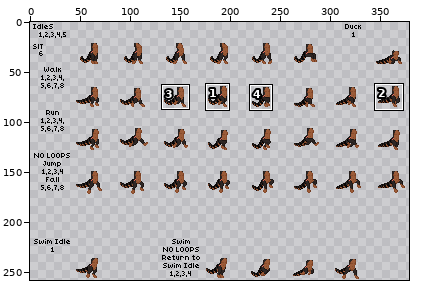
Sprite sheet: humanoid/sbq/FFWizard/Helena/malebody.png. The picture above shows the old version from afar; the outline marks the close-up.
Close-up. Old version:
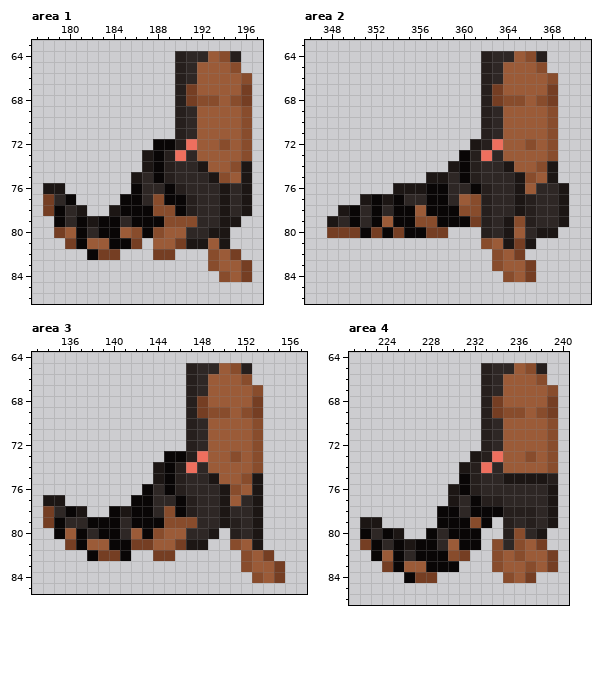
The file is 387x258 pixels. Shown: area 1: x 177..197, y 63..86; area 2: x 346..371, y 63..86; area 3: x 133..157, y 64..85; area 4: x 221..240, y 64..86. The wide view leaves out empty margins. The commit also changed other parts of the picture, which this record leaves out.
Now the later version:
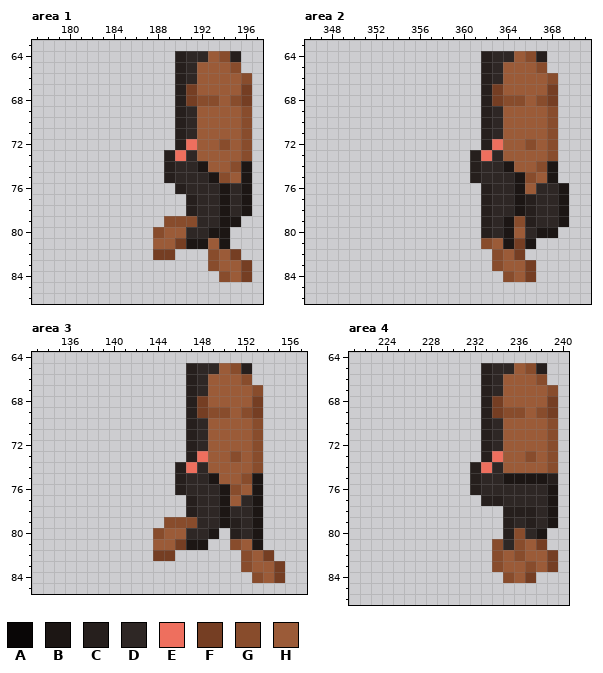
Palette (. is transparent): A #090606  B #1c1614  C #261f1d  D #2e2725  E #ee6f5e  F #753e23  G #884c2c  H #9b5b38
The exact change:
--- area 1
@@ x 177..197 @@
 71 .............CDHHHHG.
-72 ...........AACEHHGHG.
-73 ..........BACEDHHHHG.
-74 ..........BACDDBHHGB.
-75 .........BDACDDDBGHB.
-76 .BB......ADDACDDDBDB.
-77 .FDA....AADGAACDDBDB.
-78 .FADB..BAAAGGACDDBDB.
-79 ..ADABAADAAAGGGDDBB..
-80 ..FHADAAHGAGHHDDBB...
-81 ...FAHHAAF.HHFBBHB...
-82 .....AFF...FF...GHF..
+72 .............CEHHGHG.
+73 ............CEDHHHHG.
+74 ............CDDBHHGB.
+75 ............CDDDBGHB.
+76 .............CDDDBDB.
+77 ..............CDDBDB.
+78 ..............CDDBDB.
+79 ............GGGDDBB..
+80 ...........GHHDDBB...
+81 ...........HHFBBHB...
+82 ...........FF...GHF..
 83 ................GHHF.
--- area 2
@@ x 346..363 @@
 71 ................CD
-72 ...............BCE
-73 ..............ACED
-74 .............BACDD
-75 ...........BBDACDD
-76 ........BBBAADDACD
-77 .....BABADDAADHGCD
-78 ...BADADAAHAAAGGCD
-79 ..BDADAHAAGGAAAFCD
-80 ..FFFAFAFAAFF...CD
+72 ................CE
+73 ...............CED
+74 ...............CDD
+75 ...............CDD
+76 ................CD
+77 ................CD
+78 ................CD
+79 ................CD
+80 ................CD
 81 ................GH
--- area 3
@@ x 133..148 @@
 72 ..............CD
-73 ............AACE
-74 ...........BACED
-75 ...........BACDD
-76 ..........ADACDD
-77 .BB......AADDACD
-78 .FDAB..ABAADGACD
-79 .FADDAAADAAAGGGD
-80 ..AHADAADHAGHHDD
-81 ...FAHHAAFFHHFBB
-82 .....AFFA..FF...
+73 ..............CE
+74 .............CED
+75 .............CDD
+76 .............CDD
+77 ..............CD
+78 ..............CD
+79 ............GGGD
+80 ...........GHHDD
+81 ...........HHFBB
+82 ...........FF...
 83 ................
--- area 4
@@ x 221..240 @@
 72 ............CDHHHHG.
-73 ...........BCEHHGHG.
-74 ..........BCEDHHHHG.
-75 ..........ACDDBBBBC.
-76 .........BACDDDDDDB.
-77 .........BDACCDDDDB.
-78 ........AADAAACCCDB.
-79 .BB.....AAAGA.CDCDB.
-80 .ADAB..ADAAA..CGDB..
-81 .FADABAADHAA.GDGHF..
-82 ..AHADAAAGF..GHGHHF.
-83 ...FAHHAAA...GHHGHF.
-84 .....AFF......GHF...
+73 ............CEHHGHG.
+74 ...........CEDHHHHG.
+75 ...........CDDBBBBC.
+76 ...........CDDDDDDB.
+77 ............CCDDDDB.
+78 ..............CCCDB.
+79 ..............CDCDB.
+80 ..............CGDB..
+81 .............GDGHF..
+82 .............GHGHHF.
+83 .............GHHGHF.
+84 ..............GHF...
 85 ....................
Pixel boxes of the changes (left, top, right, bottom) in both close-ups:
erased: (43, 139, 186, 260)
erased: (327, 139, 481, 238)
erased: (43, 451, 186, 561)
erased: (360, 451, 503, 583)
